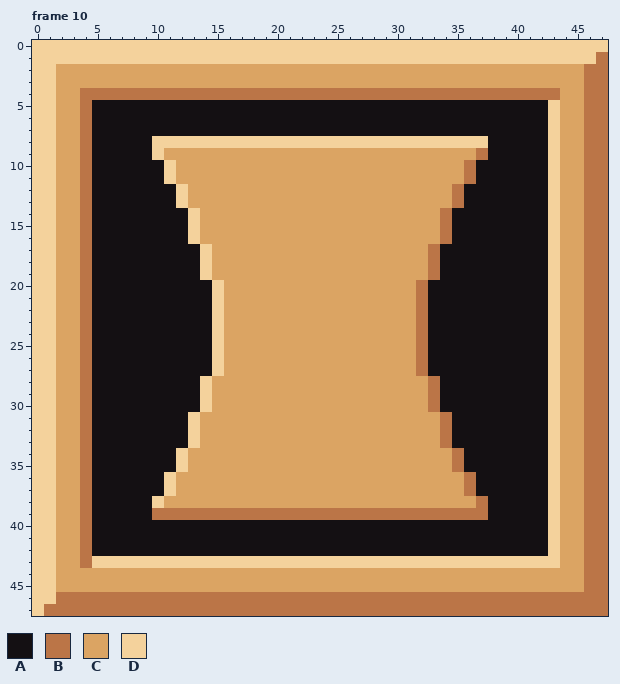
Edited in one commit: pixel-art file (img/block.ase). Above, as it was before the edit.
48x48 pixels, 12 frames. Shown: frame 10.
Palette (. is transparent): A #141013  B #bb7547  C #dba463  D #f4d29c
Pixels before, frame 10, first column x 0:
 0 DDDDDDDDDDDDDDDDDDDDDDDDDDDDDDDDDDDDDDDDDDDDDDDD
 1 DDDDDDDDDDDDDDDDDDDDDDDDDDDDDDDDDDDDDDDDDDDDDDDB
 2 DDCCCCCCCCCCCCCCCCCCCCCCCCCCCCCCCCCCCCCCCCCCCCBB
 3 DDCCCCCCCCCCCCCCCCCCCCCCCCCCCCCCCCCCCCCCCCCCCCBB
 4 DDCCBBBBBBBBBBBBBBBBBBBBBBBBBBBBBBBBBBBBBBBBCCBB
 5 DDCCBAAAAAAAAAAAAAAAAAAAAAAAAAAAAAAAAAAAAAADCCBB
 6 DDCCBAAAAAAAAAAAAAAAAAAAAAAAAAAAAAAAAAAAAAADCCBB
 7 DDCCBAAAAAAAAAAAAAAAAAAAAAAAAAAAAAAAAAAAAAADCCBB
 8 DDCCBAAAAADDDDDDDDDDDDDDDDDDDDDDDDDDDDAAAAADCCBB
 9 DDCCBAAAAADCCCCCCCCCCCCCCCCCCCCCCCCCCBAAAAADCCBB
10 DDCCBAAAAAADCCCCCCCCCCCCCCCCCCCCCCCCBAAAAAADCCBB
11 DDCCBAAAAAADCCCCCCCCCCCCCCCCCCCCCCCCBAAAAAADCCBB
12 DDCCBAAAAAAADCCCCCCCCCCCCCCCCCCCCCCBAAAAAAADCCBB
13 DDCCBAAAAAAADCCCCCCCCCCCCCCCCCCCCCCBAAAAAAADCCBB
14 DDCCBAAAAAAAADCCCCCCCCCCCCCCCCCCCCBAAAAAAAADCCBB
15 DDCCBAAAAAAAADCCCCCCCCCCCCCCCCCCCCBAAAAAAAADCCBB
16 DDCCBAAAAAAAADCCCCCCCCCCCCCCCCCCCCBAAAAAAAADCCBB
17 DDCCBAAAAAAAAADCCCCCCCCCCCCCCCCCCBAAAAAAAAADCCBB
18 DDCCBAAAAAAAAADCCCCCCCCCCCCCCCCCCBAAAAAAAAADCCBB
19 DDCCBAAAAAAAAADCCCCCCCCCCCCCCCCCCBAAAAAAAAADCCBB
20 DDCCBAAAAAAAAAADCCCCCCCCCCCCCCCCBAAAAAAAAAADCCBB
21 DDCCBAAAAAAAAAADCCCCCCCCCCCCCCCCBAAAAAAAAAADCCBB
22 DDCCBAAAAAAAAAADCCCCCCCCCCCCCCCCBAAAAAAAAAADCCBB
23 DDCCBAAAAAAAAAADCCCCCCCCCCCCCCCCBAAAAAAAAAADCCBB
24 DDCCBAAAAAAAAAADCCCCCCCCCCCCCCCCBAAAAAAAAAADCCBB
25 DDCCBAAAAAAAAAADCCCCCCCCCCCCCCCCBAAAAAAAAAADCCBB
26 DDCCBAAAAAAAAAADCCCCCCCCCCCCCCCCBAAAAAAAAAADCCBB
27 DDCCBAAAAAAAAAADCCCCCCCCCCCCCCCCBAAAAAAAAAADCCBB
28 DDCCBAAAAAAAAADCCCCCCCCCCCCCCCCCCBAAAAAAAAADCCBB
29 DDCCBAAAAAAAAADCCCCCCCCCCCCCCCCCCBAAAAAAAAADCCBB
30 DDCCBAAAAAAAAADCCCCCCCCCCCCCCCCCCBAAAAAAAAADCCBB
31 DDCCBAAAAAAAADCCCCCCCCCCCCCCCCCCCCBAAAAAAAADCCBB
32 DDCCBAAAAAAAADCCCCCCCCCCCCCCCCCCCCBAAAAAAAADCCBB
33 DDCCBAAAAAAAADCCCCCCCCCCCCCCCCCCCCBAAAAAAAADCCBB
34 DDCCBAAAAAAADCCCCCCCCCCCCCCCCCCCCCCBAAAAAAADCCBB
35 DDCCBAAAAAAADCCCCCCCCCCCCCCCCCCCCCCBAAAAAAADCCBB
36 DDCCBAAAAAADCCCCCCCCCCCCCCCCCCCCCCCCBAAAAAADCCBB
37 DDCCBAAAAAADCCCCCCCCCCCCCCCCCCCCCCCCBAAAAAADCCBB
38 DDCCBAAAAADCCCCCCCCCCCCCCCCCCCCCCCCCCBAAAAADCCBB
39 DDCCBAAAAABBBBBBBBBBBBBBBBBBBBBBBBBBBBAAAAADCCBB
40 DDCCBAAAAAAAAAAAAAAAAAAAAAAAAAAAAAAAAAAAAAADCCBB
41 DDCCBAAAAAAAAAAAAAAAAAAAAAAAAAAAAAAAAAAAAAADCCBB
42 DDCCBAAAAAAAAAAAAAAAAAAAAAAAAAAAAAAAAAAAAAADCCBB
43 DDCCBDDDDDDDDDDDDDDDDDDDDDDDDDDDDDDDDDDDDDDDCCBB
44 DDCCCCCCCCCCCCCCCCCCCCCCCCCCCCCCCCCCCCCCCCCCCCBB
45 DDCCCCCCCCCCCCCCCCCCCCCCCCCCCCCCCCCCCCCCCCCCCCBB
46 DDBBBBBBBBBBBBBBBBBBBBBBBBBBBBBBBBBBBBBBBBBBBBBB
47 DBBBBBBBBBBBBBBBBBBBBBBBBBBBBBBBBBBBBBBBBBBBBBBB
Once edited:
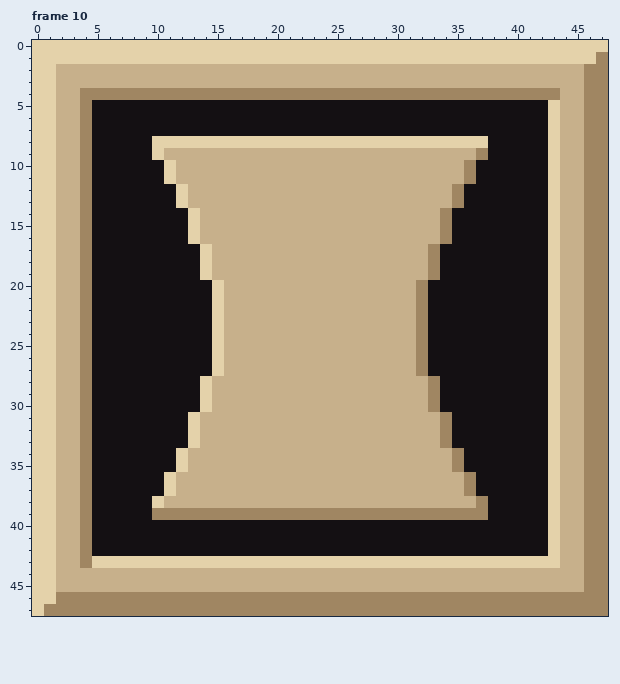
Changes in this commit:
{"colour":"B","old":"#bb7547","new":"#a08662"}
{"colour":"C","old":"#dba463","new":"#c7b08b"}
{"colour":"D","old":"#f4d29c","new":"#e4d2aa"}
{"label":"changed","picture_box":[32,40,608,616]}
